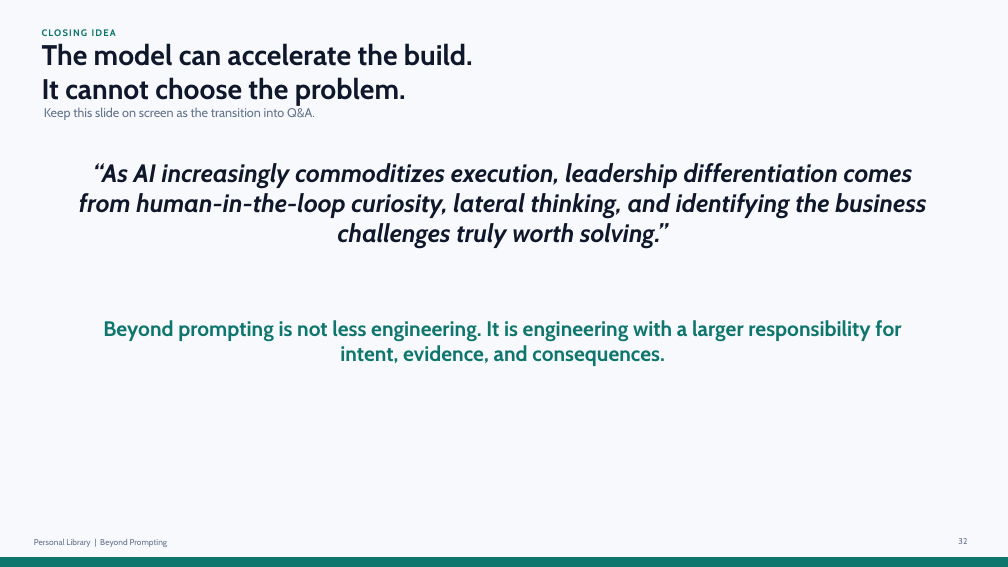
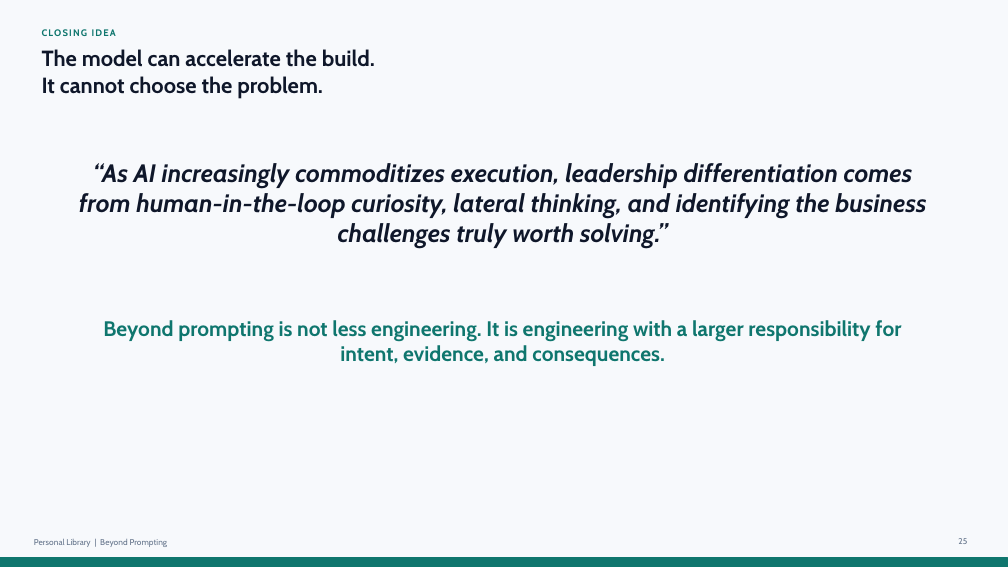
Before and after one commit to epascalau/personal-library, a slide deck: slide 25 of docs/presentations/beyond-prompting-local-rag.pptx (slide 32 before the commit). Drawn at 1008x567 pixels with LibreOffice and Linux fonts; fonts in the diff are those of the drawing. Boxes give left, top, right and bottom in pixels: in the first picture for what was removed or moved away, otherwise in the second. Text is boxed around its words. In the diff, an @@ line names an element or a change of style, - is before the commit and + after.

```diff
--- a/docs/presentations/beyond-prompting-local-rag.pptx
+++ b/docs/presentations/beyond-prompting-local-rag.pptx
@@ text "The model can accelerate the ..." at bbox=[42, 49, 375, 99]: size 27 to 20.9 pt @@
@@ text removed at bbox=[44, 107, 315, 120] @@
-Keep this slide on screen as the transition into Q&A.
```
Also in this commit, not shown: 15 other slides changed, 3 slides added, 11 slides removed, 4 other files.
